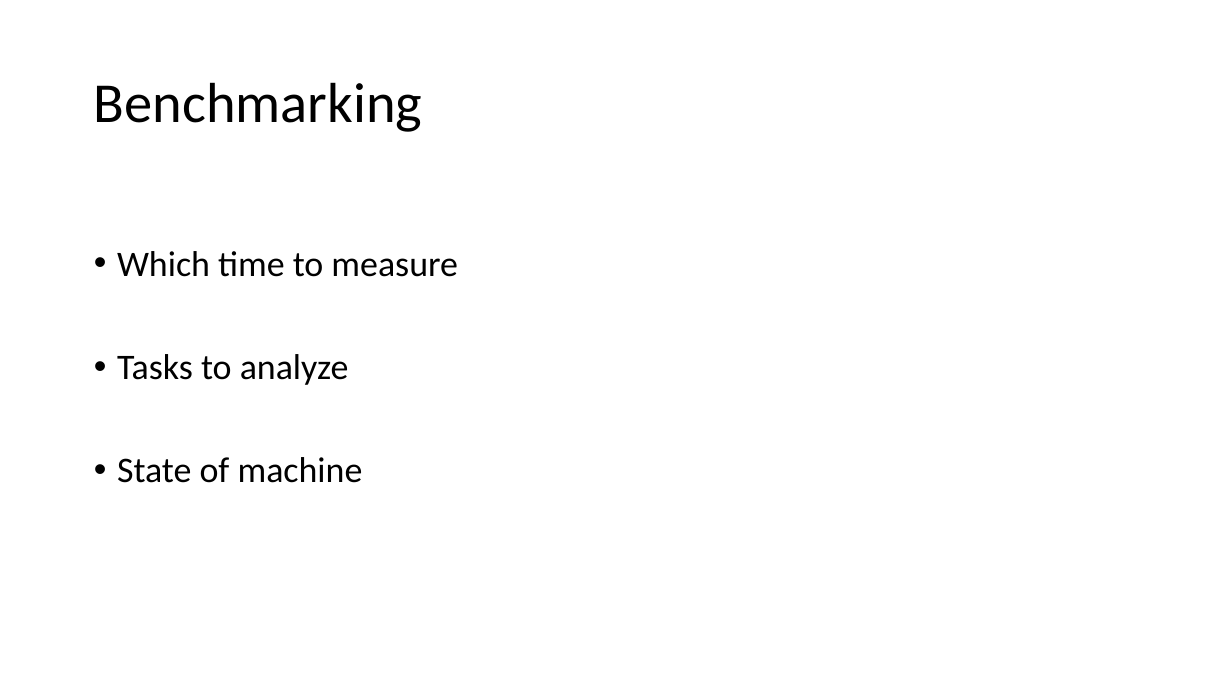
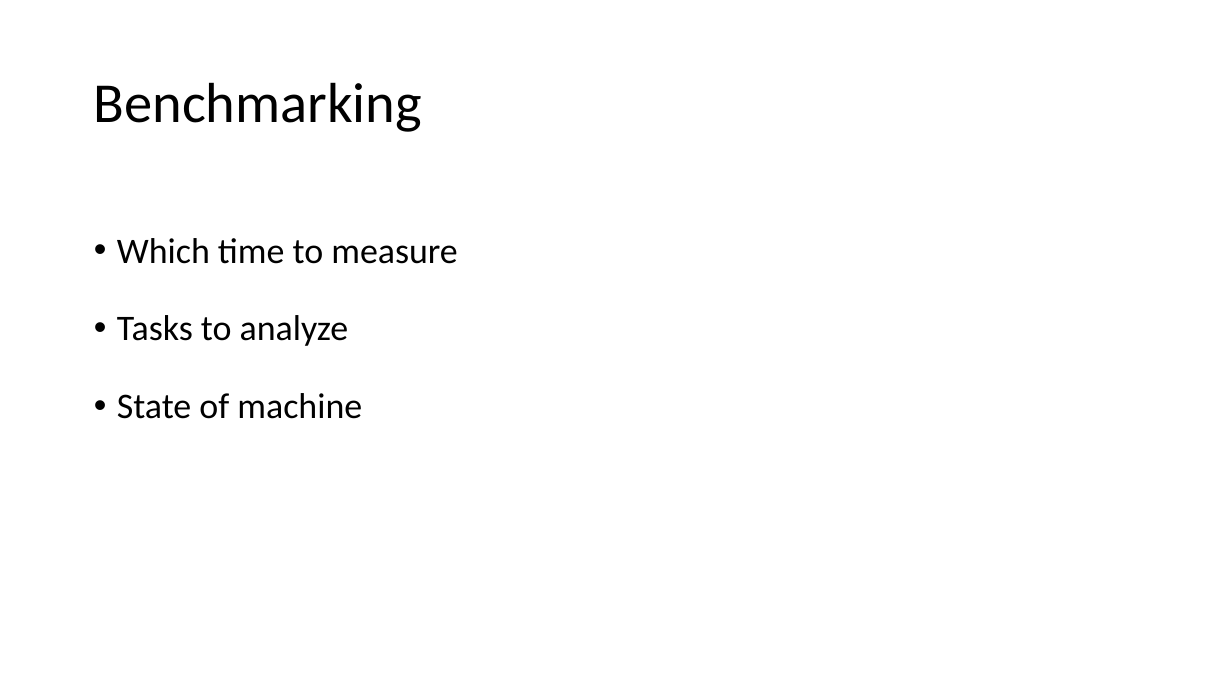
Before and after one commit to Sonni/Who-s-Julia-, a slide deck: slide 3 of Rapport - Abstract/Presentation.pptx. Drawn at 1232x693 pixels with LibreOffice and Linux fonts; fonts in the diff are those of the drawing. Boxes give left, top, right and bottom in pixels: in the first picture for what was removed or moved away, otherwise in the second. Text is boxed around its words. In the diff, an @@ line names an element or a change of style, - is before the commit and + after.

```diff
--- a/Rapport - Abstract/Presentation.pptx
+++ b/Rapport - Abstract/Presentation.pptx
@@ text "Which time to measure" at (x1=117, y1=238, x2=458, y2=419): less space between paragraphs @@
```
Also in this commit, not shown: 3 other slides changed, 43 other files.
